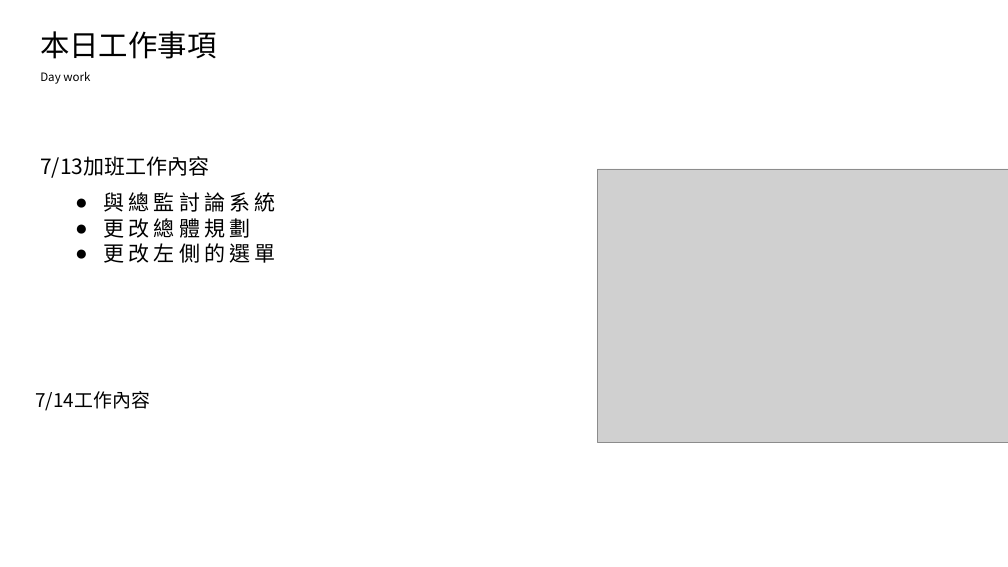
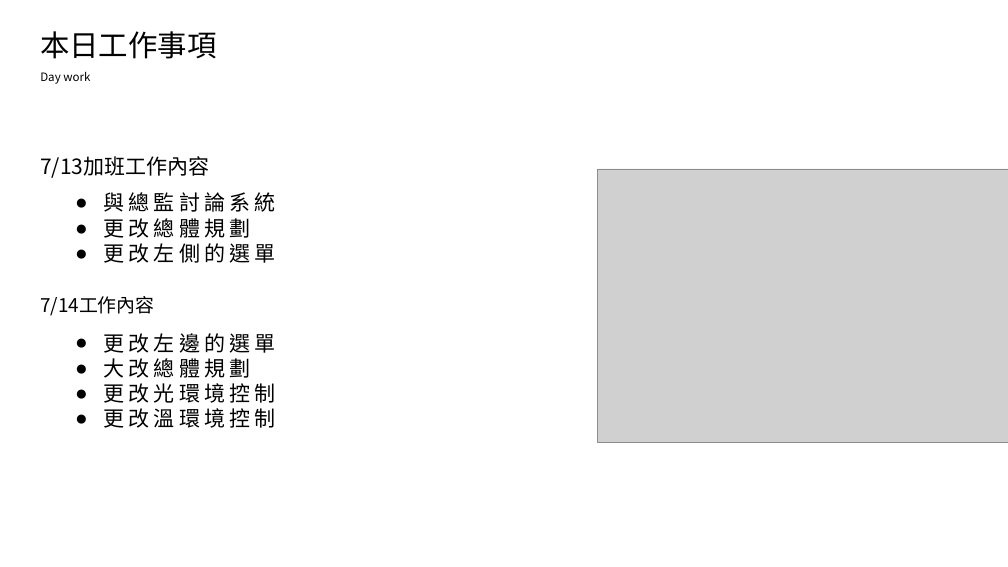
Before and after one commit to king637324/KnowledgeGreenhouseSystem, a slide deck: slide 2 of 工作日報_葉柏漢/2021.07.13(晚上加班)&2021.07.14工作日報_葉柏漢.pptx. Drawn at 1008x567 pixels with LibreOffice and Linux fonts; fonts in the diff are those of the drawing; grey boxes stand for pictures. Boxes give left, top, right and bottom in pixels: in the first picture for what was removed or moved away, otherwise in the second. Text is boxed around its words. In the diff, an @@ line names an element or a change of style, - is before the commit and + after.

```diff
--- a/工作日報_葉柏漢/2021.07.13(晚上加班)&2021.07.14工作日報_葉柏漢.pptx
+++ b/工作日報_葉柏漢/2021.07.13(晚上加班)&2021.07.14工作日報_葉柏漢.pptx
@@ text "7/14工作內容": place and size @@
-text "7/14工作內容" at box(35, 391, 149, 411)
+text "7/14工作內容" at box(40, 296, 154, 316)
@@ text added at box(104, 333, 276, 428), 20 pt, text #000000 @@
+● 更改左邊的選單
+● 大改總體規劃
+● 更改光環境控制
+● 更改溫環境控制
```
Also in this commit, not shown: 2 other slides changed, 6 slides added, 1 other file.
